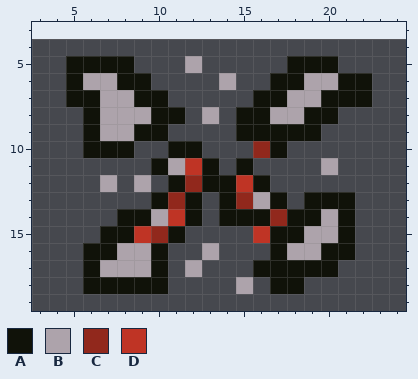
A pixel-art sprite gets an edit: projectDemo/Sprites/items/oreRuby3.png. Above: the version before the commit.
The file is 260x200 pixels, drawn in blocks of 10x10; one block is one cell here. Shown: x 3..24, y 3..19. The old version is drawn lined up with the new one, on the new canvas.
Palette (. is transparent): A #101209  B #ada3ab  C #91281c  D #bf3425
Pixels before, first column x 5:
 5 AAAA...B.....AAA..
 6 ABBAA....B..AABBAA
 7 AABBAA.....AABBAAA
 8 .ABBBAA.B.AABBAA..
 9 .ABBAA....AAAAA...
10 .AAA..AA...CA.....
11 .....ABDA.A....B..
12 ..B.B.ACAADA......
13 .....ACA.ACBA.AAA.
14 ...AABDA.AAACAABA.
15 ..AADCA....DAABBA.
16 .AABBA..B...ABBAA.
17 .ABBBA.B...AAAAA..
18 .AAAAA....B.AA....
The result:
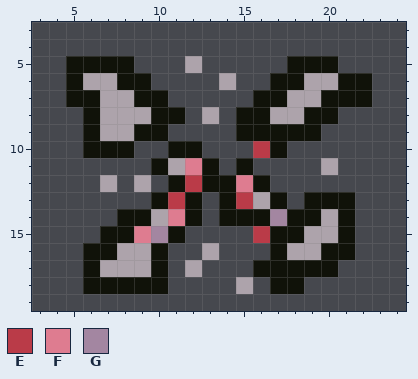
Colours new in this view: E #ba3b48  F #de7c90  G #a386a1
The author wrote: Added proper sprites for respective ores breaking during interactions - Eddie
Change:
{"change": "canvas 26x20 -> 32x25, the old top-left corner now at 3,4"}
{"y":10,"x":16,"old":"C","new":"E"}
{"y":11,"x":12,"old":"D","new":"F"}
{"y":12,"x":12,"old":"C","new":"E"}
{"y":12,"x":15,"old":"D","new":"F"}
{"y":13,"x":11,"old":"C","new":"E"}
{"y":13,"x":15,"old":"C","new":"E"}
{"y":14,"x":11,"old":"D","new":"F"}
{"y":14,"x":17,"old":"C","new":"G"}
{"y":15,"x":9,"old":"DC","new":"FG"}
{"y":15,"x":16,"old":"D","new":"E"}
{"label":"changed","picture_box":[134,141,287,243]}
